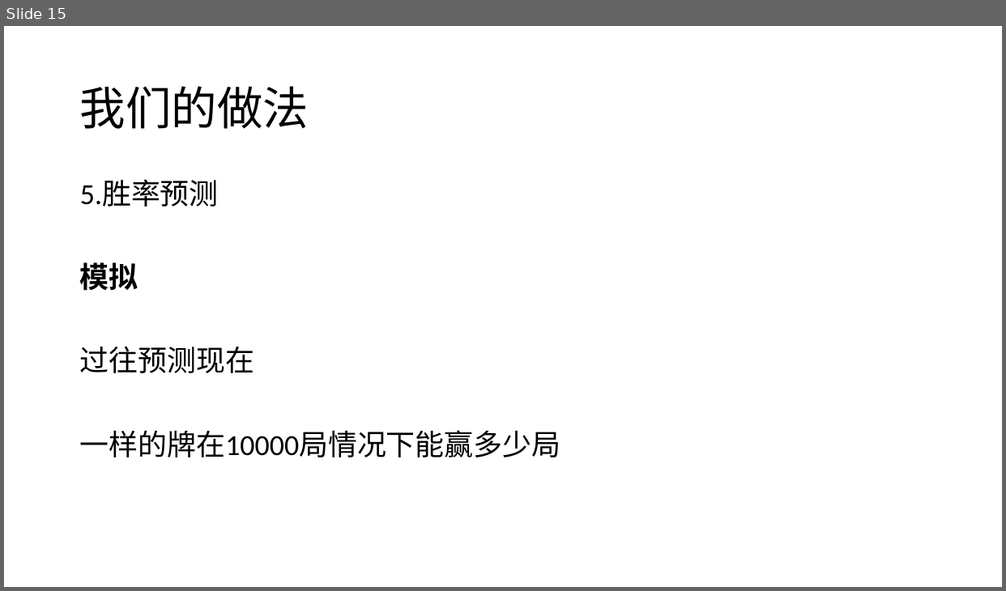
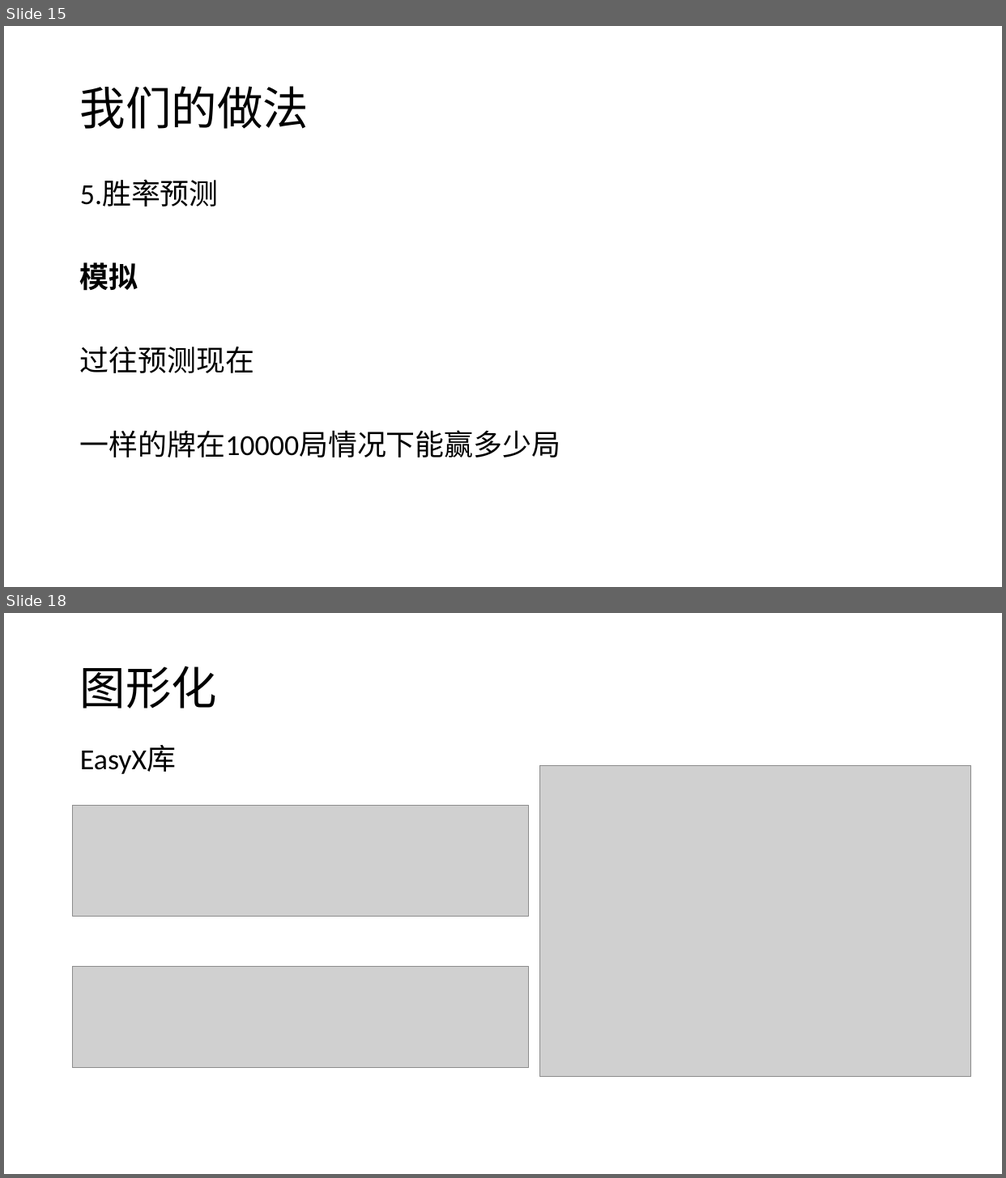
Before and after one commit to azukanawa/PokerGame, a slide deck: C语言小组汇报PPT.pptx. Shown one above the other, each under a label of ours: slide 15 before the commit, slides 15 and 18 after it; the slides between them are not shown. The pictures are 1006x591 and 1006x1178 pixels, drawn with LibreOffice and Linux fonts; fonts in the diff are those of the drawing; grey boxes stand for pictures. Boxes give left, top, right and bottom in pixels: in the first picture for what was removed or moved away, otherwise in the second. Text is boxed around its words. In the diff, an @@ line names an element or a change of style, - is before the commit and + after.

```diff
--- a/C语言小组汇报PPT.pptx
+++ b/C语言小组汇报PPT.pptx
@@ slide 18 added at bbox=[4, 613, 1002, 1174], background #FFFFFF @@
@@ title added at bbox=[80, 666, 217, 709], 44 pt, text #000000 @@
+图形化
@@ text added at bbox=[80, 746, 176, 774], 28 pt, text #000000 @@
+EasyX库
@@ picture added at bbox=[540, 766, 970, 1077] @@
@@ picture added at bbox=[73, 806, 529, 916] @@
@@ picture added at bbox=[73, 967, 529, 1068] @@
```
Also in this commit, not shown: 4 slides changed, 7 other slides added, 9 other files.
